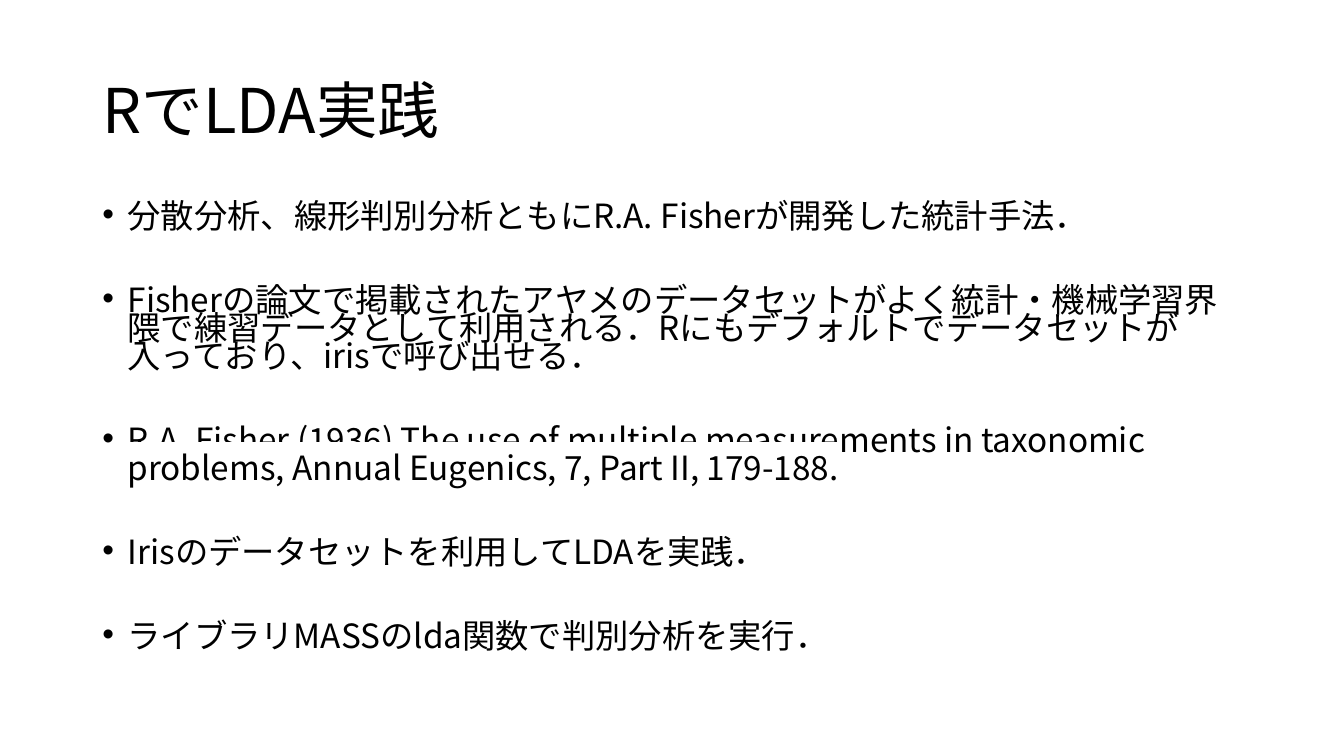
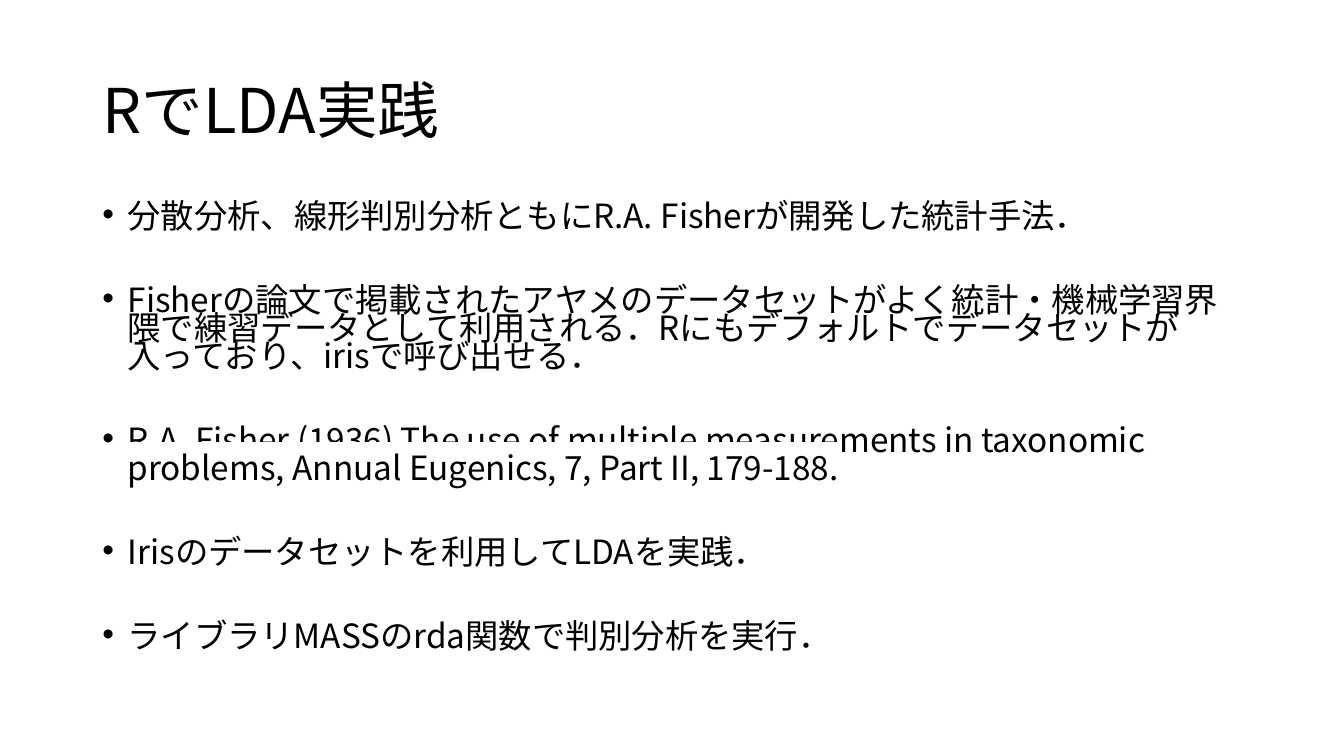
Before and after one commit to KoHMB/Shigen_kensyu_FRA, a slide deck: slide 19 of R/スライド/第38回.pptx. Drawn at 1344x756 pixels with LibreOffice and Linux fonts; fonts in the diff are those of the drawing. Boxes give left, top, right and bottom in pixels: in the first picture for what was removed or moved away, otherwise in the second. Text is boxed around its words. In the diff, an @@ line names an element or a change of style, - is before the commit and + after.

```diff
--- a/R/スライド/第38回.pptx
+++ b/R/スライド/第38回.pptx
@@ text at box(128, 619, 832, 651): text changed @@
-• ライブラリMASSのlda関数で判別分析を実行．
+• ライブラリMASSのrda関数で判別分析を実行．
```
Also in this commit, not shown: 8 other files.
